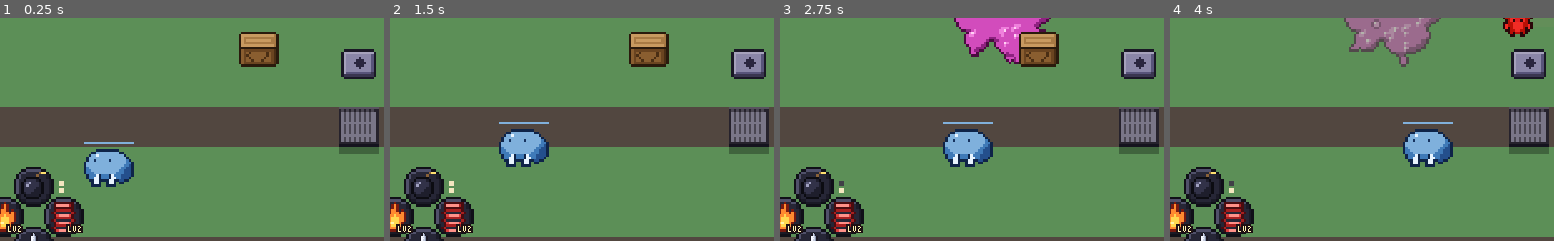
Above: before the commit, frames 1-4 (left to right).
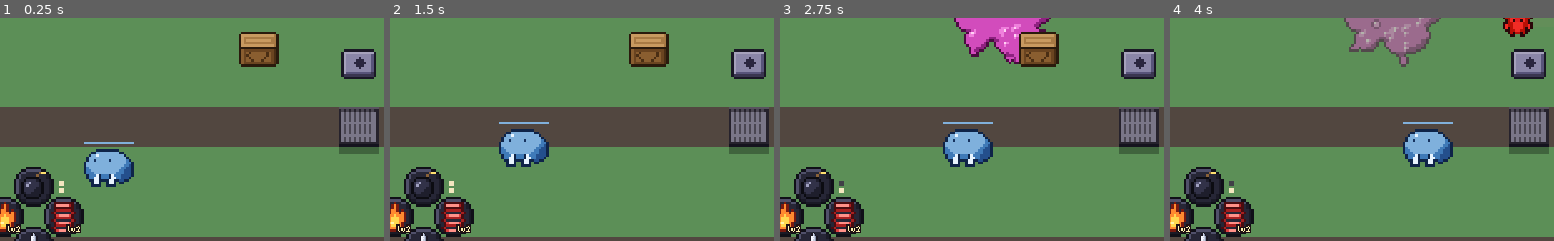
Above: after the commit, the same moments.

Repository: marcelozorza/Alttp2
Game: Godot game, scene res://world/test_room.tscn
The game is run twice, just before and just after one commit, with the same random seed, the same clock (stepped at 60 frames per second) and the same inputs. This scene is started directly instead of the project's main scene.
Inputs (mouse positions are % of the whole screen's width and height, from its top left):
- Up to frame 1 (0.25 s): no input
- Up to frame 2 (1.5 s): tap Enter (ui_accept) at 0.5 s; move the mouse to (74, 45) at 0.52 s; hold D (move_right) 0.53-1.25 s; tap J (attack) at 0.6 s; click (74, 45) at 0.67 s; tap Space (jump) at 0.77 s; drag from (31, 55) to (46, 71) at 1.27 s
- Up to frame 3 (2.75 s): move the mouse to (62, 28) at 2.02 s; hold D (move_right) from 2.03 s (still down); tap L (use_bomb) at 2.1 s
- Up to frame 4 (4 s): release D (move_right) at 2.75 s; drag from (46, 71) to (20, 35) at 2.77 s; move the mouse to (83, 66) at 3.52 s; hold A (move_left) from 3.53 s (still down); tap J (attack) at 3.6 s; tap Space (jump) at 3.77 s
The pictures show only the part of the screen within x 5-55%, y 43-93%; the shares and areas given below are measured in that part.

The runs differ from the first frame. In frame 1, 0.1% of the frame differs, in the area x 2-22%, y 92-97%; in frame 2, 0.1%; in frame 3, 0.1%; in frame 4, 0.1%.

Commit message:
Selo lv2 em caixa baixa
Em maiúsculas, LV2 parecia LUZ para Marcelo.

Co-Authored-By: Claude Opus 5.5 <noreply@anthropic.com>
Claude-Session: https://claude.ai/code/session_016s7NeyqhFYvACHZR6rPdJ4

Diff:
--- a/art/icon_lv2.svg
+++ b/art/icon_lv2.svg
@@ -1,51 +1,43 @@
-<svg xmlns="http://www.w3.org/2000/svg" width="13" height="7" viewBox="0 0 13 7" shape-rendering="crispEdges">
+<svg xmlns="http://www.w3.org/2000/svg" width="12" height="7" viewBox="0 0 12 7" shape-rendering="crispEdges">
 <rect x="0" y="0" width="3" height="1" fill="#1e1014"/>
-<rect x="4" y="0" width="8" height="1" fill="#1e1014"/>
+<rect x="8" y="0" width="3" height="1" fill="#1e1014"/>
 <rect x="0" y="1" width="1" height="1" fill="#1e1014"/>
 <rect x="1" y="1" width="1" height="1" fill="#fff4b0"/>
 <rect x="2" y="1" width="1" height="1" fill="#1e1014"/>
-<rect x="4" y="1" width="1" height="1" fill="#1e1014"/>
-<rect x="5" y="1" width="1" height="1" fill="#fff4b0"/>
-<rect x="6" y="1" width="1" height="1" fill="#1e1014"/>
-<rect x="7" y="1" width="1" height="1" fill="#fff4b0"/>
-<rect x="8" y="1" width="1" height="1" fill="#1e1014"/>
-<rect x="9" y="1" width="2" height="1" fill="#fff4b0"/>
-<rect x="11" y="1" width="2" height="1" fill="#1e1014"/>
+<rect x="7" y="1" width="2" height="1" fill="#1e1014"/>
+<rect x="9" y="1" width="1" height="1" fill="#fff4b0"/>
+<rect x="10" y="1" width="2" height="1" fill="#1e1014"/>
 <rect x="0" y="2" width="1" height="1" fill="#1e1014"/>
 <rect x="1" y="2" width="1" height="1" fill="#fff4b0"/>
-<rect x="2" y="2" width="1" height="1" fill="#1e1014"/>
-<rect x="4" y="2" width="1" height="1" fill="#1e1014"/>
-<rect x="5" y="2" width="1" height="1" fill="#fff4b0"/>
-<rect x="6" y="2" width="1" height="1" fill="#1e1014"/>
-<rect x="7" y="2" width="1" height="1" fill="#fff4b0"/>
-<rect x="8" y="2" width="3" height="1" fill="#1e1014"/>
-<rect x="11" y="2" width="1" height="1" fill="#fff4b0"/>
-<rect x="12" y="2" width="1" height="1" fill="#1e1014"/>
+<rect x="2" y="2" width="6" height="1" fill="#1e1014"/>
+<rect x="8" y="2" width="1" height="1" fill="#fff4b0"/>
+<rect x="9" y="2" width="1" height="1" fill="#1e1014"/>
+<rect x="10" y="2" width="1" height="1" fill="#fff4b0"/>
+<rect x="11" y="2" width="1" height="1" fill="#1e1014"/>
 <rect x="0" y="3" width="1" height="1" fill="#1e1014"/>
 <rect x="1" y="3" width="1" height="1" fill="#fff4b0"/>
-<rect x="2" y="3" width="1" height="1" fill="#1e1014"/>
-<rect x="4" y="3" width="1" height="1" fill="#1e1014"/>
-<rect x="5" y="3" width="1" height="1" fill="#fff4b0"/>
-<rect x="6" y="3" width="1" height="1" fill="#1e1014"/>
-<rect x="7" y="3" width="1" height="1" fill="#fff4b0"/>
-<rect x="8" y="3" width="2" height="1" fill="#1e1014"/>
+<rect x="2" y="3" width="2" height="1" fill="#1e1014"/>
+<rect x="4" y="3" width="1" height="1" fill="#fff4b0"/>
+<rect x="5" y="3" width="1" height="1" fill="#1e1014"/>
+<rect x="6" y="3" width="1" height="1" fill="#fff4b0"/>
+<rect x="7" y="3" width="3" height="1" fill="#1e1014"/>
 <rect x="10" y="3" width="1" height="1" fill="#fff4b0"/>
-<rect x="11" y="3" width="2" height="1" fill="#1e1014"/>
+<rect x="11" y="3" width="1" height="1" fill="#1e1014"/>
 <rect x="0" y="4" width="1" height="1" fill="#1e1014"/>
 <rect x="1" y="4" width="1" height="1" fill="#fff4b0"/>
-<rect x="2" y="4" width="3" height="1" fill="#1e1014"/>
-<rect x="5" y="4" width="1" height="1" fill="#fff4b0"/>
-<rect x="6" y="4" width="1" height="1" fill="#1e1014"/>
-<rect x="7" y="4" width="1" height="1" fill="#fff4b0"/>
-<rect x="8" y="4" width="1" height="1" fill="#1e1014"/>
+<rect x="2" y="4" width="2" height="1" fill="#1e1014"/>
+<rect x="4" y="4" width="1" height="1" fill="#fff4b0"/>
+<rect x="5" y="4" width="1" height="1" fill="#1e1014"/>
+<rect x="6" y="4" width="1" height="1" fill="#fff4b0"/>
+<rect x="7" y="4" width="2" height="1" fill="#1e1014"/>
 <rect x="9" y="4" width="1" height="1" fill="#fff4b0"/>
-<rect x="10" y="4" width="3" height="1" fill="#1e1014"/>
-<rect x="0" y="5" width="1" height="1" fill="#1e1014"/>
-<rect x="1" y="5" width="3" height="1" fill="#fff4b0"/>
-<rect x="4" y="5" width="2" height="1" fill="#1e1014"/>
-<rect x="6" y="5" width="1" height="1" fill="#fff4b0"/>
-<rect x="7" y="5" width="2" height="1" fill="#1e1014"/>
-<rect x="9" y="5" width="3" height="1" fill="#fff4b0"/>
-<rect x="12" y="5" width="1" height="1" fill="#1e1014"/>
-<rect x="0" y="6" width="13" height="1" fill="#1e1014"/>
+<rect x="10" y="4" width="2" height="1" fill="#1e1014"/>
+<rect x="0" y="5" width="2" height="1" fill="#1e1014"/>
+<rect x="2" y="5" width="1" height="1" fill="#fff4b0"/>
+<rect x="3" y="5" width="2" height="1" fill="#1e1014"/>
+<rect x="5" y="5" width="1" height="1" fill="#fff4b0"/>
+<rect x="6" y="5" width="2" height="1" fill="#1e1014"/>
+<rect x="8" y="5" width="3" height="1" fill="#fff4b0"/>
+<rect x="11" y="5" width="1" height="1" fill="#1e1014"/>
+<rect x="1" y="6" width="11" height="1" fill="#1e1014"/>
 </svg>
--- a/ui/tool_icons.gd
+++ b/ui/tool_icons.gd
@@ -6,7 +6,7 @@
 ## troca de paleta do Super Nintendo.
 ##
 ## As melhorias (chama forte e mola forte) usam o ícone da ferramenta comum com
-## o selo LV2 ao lado, pedido de Marcelo em 2026-11-08.
+## o selo lv2 ao lado, em caixa baixa, pedido de Marcelo em 2026-11-08.
 
 const SWORD := preload("res://art/icon_sword.svg")
 const SWORD_LOCKED := preload("res://art/icon_sword_locked.svg")
@@ -27,7 +27,7 @@
 
 
 ## Desenha o ícone do item centrado em center. Só pode ser chamado dentro do
-## _draw de um canvas. Numa melhoria, o selo LV2 vai no canto de baixo à
+## _draw de um canvas. Numa melhoria, o selo lv2 vai no canto de baixo à
 ## direita do ícone, ampliado badge_scale vezes. No HUD ele fica dentro do
 ## botão, e no baú, maior, ao lado do ícone.
 static func draw(
Not shown, changed: art/source/icon_lv2.txt
Not shown, changed: docs/design.md
